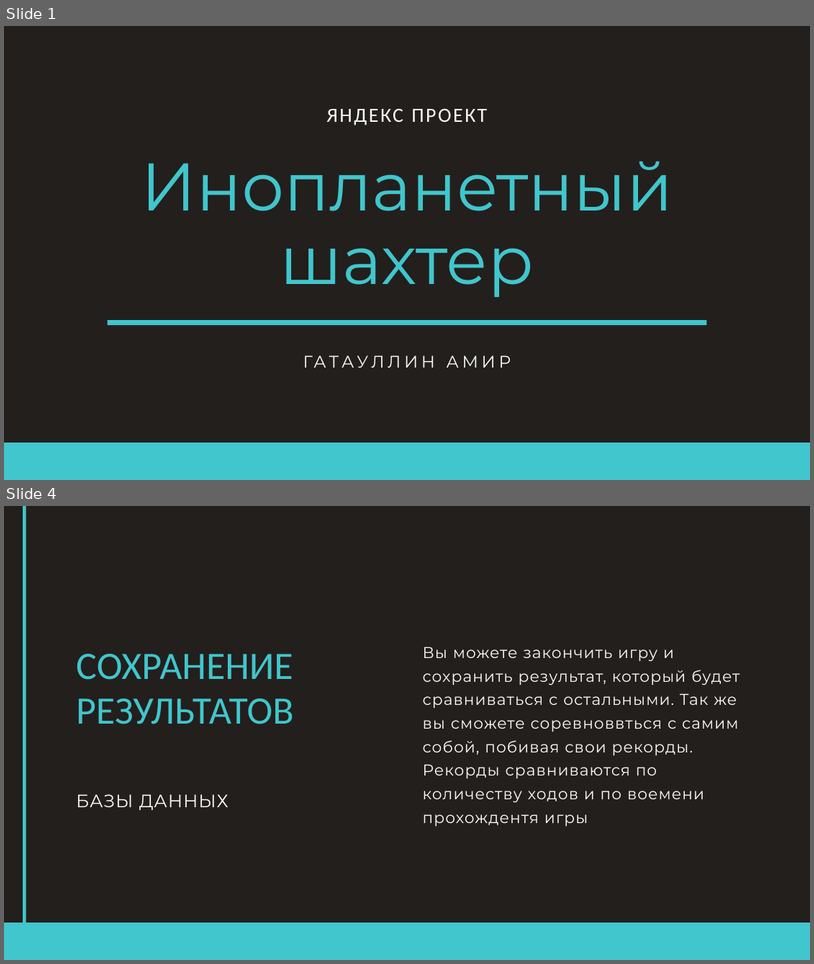
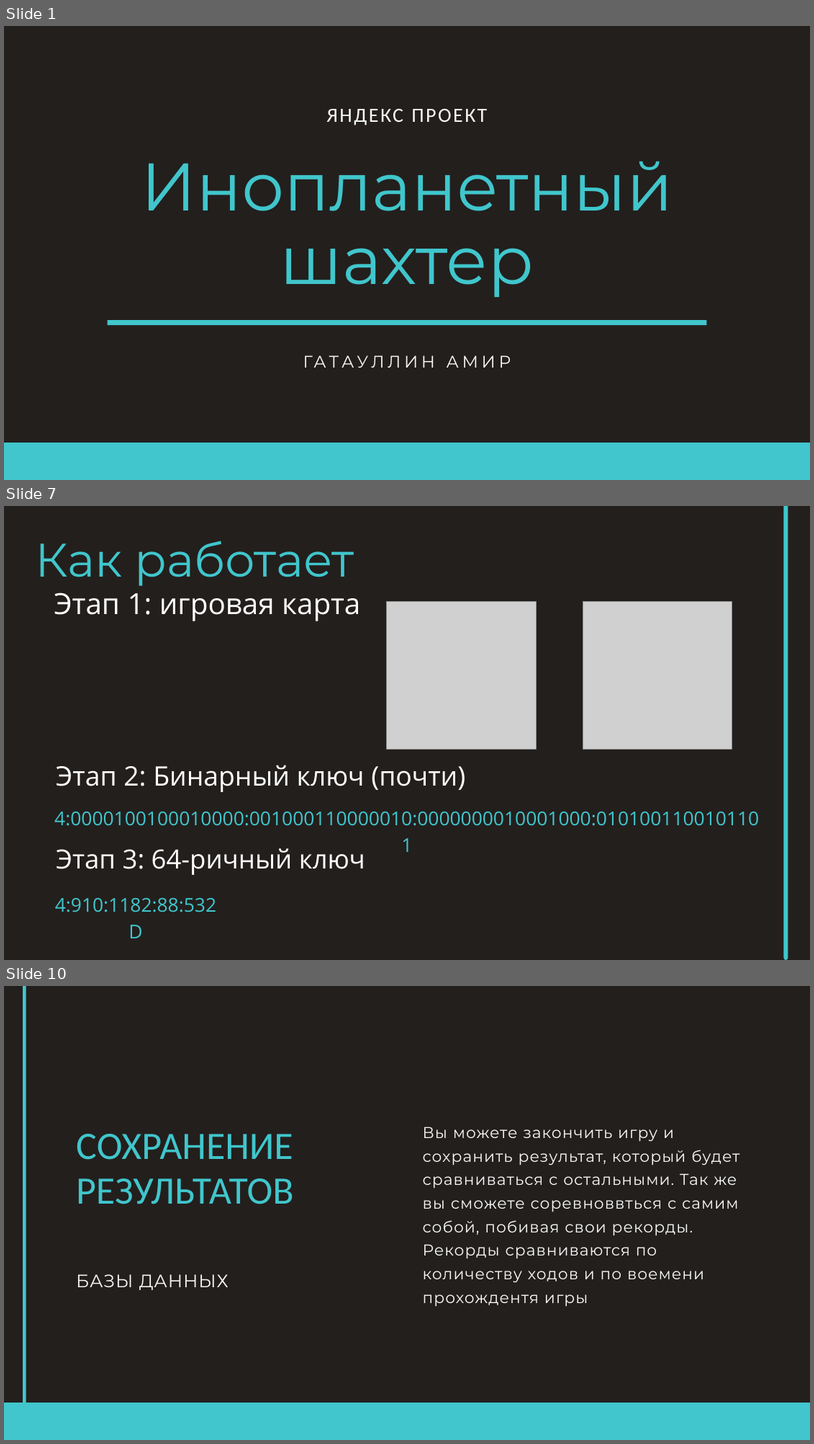
Before and after one commit to Nekro25/Alien-Miner, a slide deck: Инопланетный шахтер.pptx. Shown one above the other, each under a label of ours: slides 1 and 4 before the commit, slides 1, 7 and 10 after it; the slides between them are not shown. The pictures are 814x964 and 814x1444 pixels, drawn with LibreOffice and Linux fonts; fonts in the diff are those of the drawing; grey boxes stand for pictures. Boxes give left, top, right and bottom in pixels: in the first picture for what was removed or moved away, otherwise in the second. Text is boxed around its words. In the diff, an @@ line names an element or a change of style, - is before the commit and + after.

```diff
--- a/Инопланетный шахтер.pptx
+++ b/Инопланетный шахтер.pptx
@@ slide 7 added at (x1=4, y1=506, x2=810, y2=960), background #231F1D @@
@@ line added from (786, 506) to (786, 957), #40C6CC 7.5 pt @@
@@ text added at (x1=36, y1=541, x2=354, y2=586), 84 pt, text #40C6CC @@
+Как работает
@@ text added at (x1=54, y1=592, x2=360, y2=621), 52 pt, text #FFFFFF @@
+Этап 1: игровая карта
@@ picture added at (x1=386, y1=601, x2=536, y2=749) @@
@@ picture added at (x1=584, y1=601, x2=732, y2=749) @@
@@ text added at (x1=56, y1=764, x2=466, y2=792), 48 pt, text #FFFFFF @@
+Этап 2: Бинарный ключ (почти)
@@ text added at (x1=54, y1=811, x2=759, y2=826), 34 pt, text #40C6CC @@
+4:0000100100010000:001000110000010:0000000010001000:0101001100101101
@@ text added at (x1=56, y1=848, x2=365, y2=875), 47 pt, text #FFFFFF @@
+Этап 3: 64-ричный ключ
@@ text added at (x1=55, y1=898, x2=216, y2=912), 34 pt, text #40C6CC @@
+4:910:1182:88:532D
@@ what was slide 4 is now slide 10 @@
```
Also in this commit, not shown: 4 slides changed, 3 other slides added, 4 slides removed, 4 other files.
